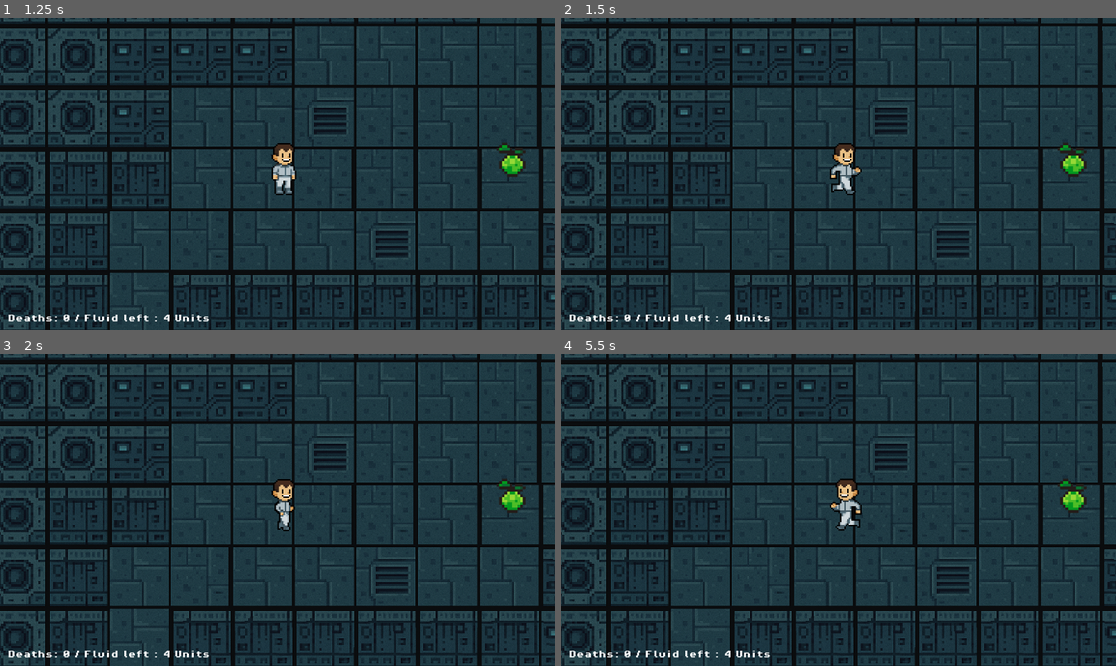
Above: before the commit, frames 1-4 (two rows, left to right).
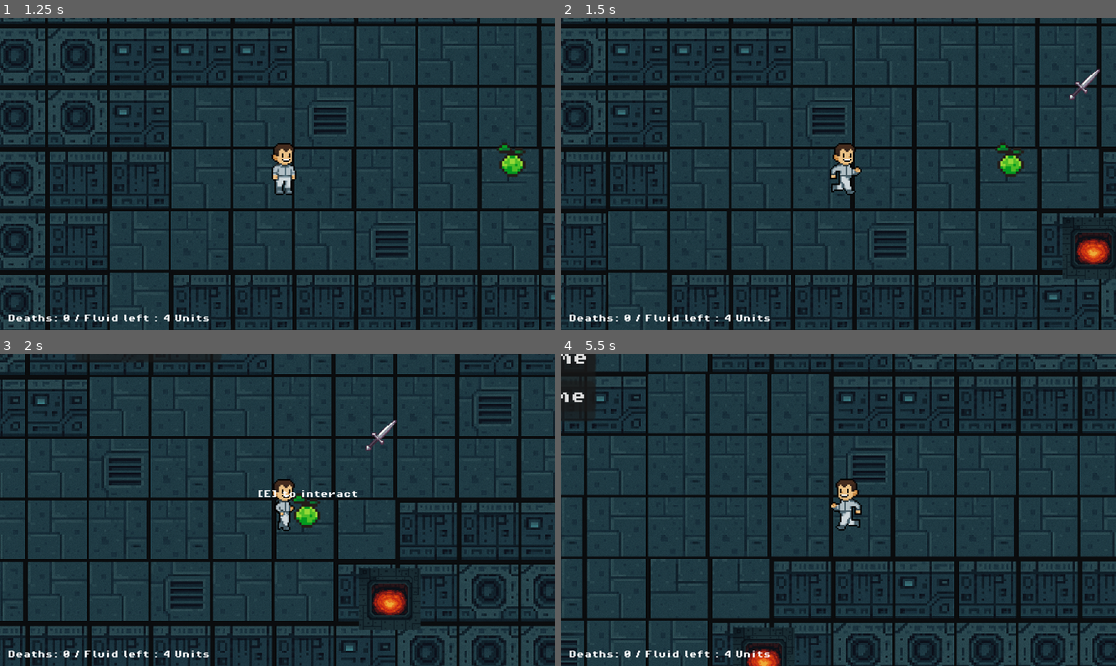
Above: after the commit, the same moments.

Repository: FlavienVa/Kill_The_Mickey
Game: Godot game, scene res://scenes/main_menu.tscn
The game is run twice, just before and just after one commit, with the same random seed, the same clock (stepped at 60 frames per second) and the same inputs.
Inputs (mouse positions are in pixels of both pictures, inside the frame that each line leads up to):
- Up to frame 1 (1.25 s): click "Host Game" at 0.5 s
- Up to frame 2 (1.5 s): move the mouse to (960, 158) at 1.27 s; hold D (move_right) from 1.28 s (still down); hold E (interact) from 1.28 s (still down); click (960, 158) at 1.35 s
- Up to frame 3 (2 s): keep holding D (move_right); keep holding E (interact); tap W (move_up) at 1.52 s
- Up to frame 4 (5.5 s): move the mouse to (727, 525) at 2.02 s; release E (interact) at 2.03 s; tap E (interact) at 2.1, 3.6, 5.1 s; tap W (move_up) at 2.27, 3.77, 4.52, 5.27 s; click (727, 525) at 2.3 s; tap Enter at 2.75 s; move the mouse to (894, 441) at 2.77 s; release D (move_right) at 2.78 s; hold A (move_left) 2.78-3.53 s; hold E (interact) 2.78-3.53 s; click (894, 441) at 2.85 s; move the mouse to (810, 572) at 3.52 s; hold D (move_right) 3.53-5.03 s; click (810, 572) at 3.8 s; move the mouse to (1005, 556) at 4.27 s; hold E (interact) 4.28-5.03 s; click (1005, 556) at 4.35 s; move the mouse to (672, 463) at 5.02 s; hold A (move_left) from 5.03 s (still down); click (672, 463) at 5.3 s

Frame 1 is identical in both runs. In frame 2, 16% of the frame differs, in the area x 0-100%, y 0-100%; in frame 3, 36%; in frame 4, 38%.
Error before the commit: Attempt to call function 'stop' in base 'null instance' on a null instance. (res://scripts/player.gd:89)

Commit message:
Doors, weapons, character abilities

Diff:
--- /dev/null
+++ b/scenes/axe.tscn
@@ -0,0 +1,46 @@
+[gd_scene load_steps=7 format=3 uid="uid://brfu4jmxlth7m"]
+
+[ext_resource type="Script" uid="uid://chouhdbjhhty6" path="res://scripts/knife.gd" id="1_8s0ly"]
+[ext_resource type="Texture2D" uid="uid://dfrg4f1w3km16" path="res://assets/sprites/axe.png" id="2_8s0ly"]
+[ext_resource type="PackedScene" uid="uid://r6d6fjkoicai" path="res://scenes/interaction_area.tscn" id="3_uel4w"]
+
+[sub_resource type="SpriteFrames" id="SpriteFrames_rhlpq"]
+animations = [{
+"frames": [{
+"duration": 1.0,
+"texture": ExtResource("2_8s0ly")
+}],
+"loop": true,
+"name": &"default",
+"speed": 5.0
+}]
+
+[sub_resource type="RectangleShape2D" id="RectangleShape2D_syuqf"]
+size = Vector2(9.8995, 41.0122)
+
+[sub_resource type="RectangleShape2D" id="RectangleShape2D_amocf"]
+size = Vector2(370.375, 345.563)
+
+[node name="axe" type="StaticBody2D"]
+collision_mask = 2
+script = ExtResource("1_8s0ly")
+
+[node name="AnimatedSprite2D" type="AnimatedSprite2D" parent="."]
+position = Vector2(-6.99999, 9.99998)
+scale = Vector2(7.6875, 7.6875)
+sprite_frames = SubResource("SpriteFrames_rhlpq")
+
+[node name="CollisionShape2D" type="CollisionShape2D" parent="."]
+position = Vector2(2, -3)
+rotation = 0.785398
+scale = Vector2(4, 4)
+shape = SubResource("RectangleShape2D_syuqf")
+one_way_collision_margin = 0.0
+
+[node name="Interaction Area" parent="." instance=ExtResource("3_uel4w")]
+position = Vector2(-5, -2)
+action_name = "pick up"
+
+[node name="CollisionShape2D" type="CollisionShape2D" parent="Interaction Area"]
+position = Vector2(6, 0)
+shape = SubResource("RectangleShape2D_amocf")
--- /dev/null
+++ b/scenes/baton.tscn
@@ -0,0 +1,46 @@
+[gd_scene load_steps=7 format=3 uid="uid://cumm6dxprl30w"]
+
+[ext_resource type="Script" uid="uid://chouhdbjhhty6" path="res://scripts/knife.gd" id="1_ut6f5"]
+[ext_resource type="Texture2D" uid="uid://dk10qrpt5is6" path="res://assets/sprites/baton.png" id="2_ut6f5"]
+[ext_resource type="PackedScene" uid="uid://r6d6fjkoicai" path="res://scenes/interaction_area.tscn" id="3_w4bch"]
+
+[sub_resource type="SpriteFrames" id="SpriteFrames_rhlpq"]
+animations = [{
+"frames": [{
+"duration": 1.0,
+"texture": ExtResource("2_ut6f5")
+}],
+"loop": true,
+"name": &"default",
+"speed": 5.0
+}]
+
+[sub_resource type="RectangleShape2D" id="RectangleShape2D_syuqf"]
+size = Vector2(9.8995, 41.0122)
+
+[sub_resource type="RectangleShape2D" id="RectangleShape2D_amocf"]
+size = Vector2(370.375, 345.563)
+
+[node name="baton" type="StaticBody2D"]
+collision_mask = 2
+script = ExtResource("1_ut6f5")
+
+[node name="AnimatedSprite2D" type="AnimatedSprite2D" parent="."]
+position = Vector2(-6.99999, 9.99998)
+scale = Vector2(7.6875, 7.6875)
+sprite_frames = SubResource("SpriteFrames_rhlpq")
+
+[node name="CollisionShape2D" type="CollisionShape2D" parent="."]
+position = Vector2(2, -3)
+rotation = 0.785398
+scale = Vector2(4, 4)
+shape = SubResource("RectangleShape2D_syuqf")
+one_way_collision_margin = 0.0
+
+[node name="Interaction Area" parent="." instance=ExtResource("3_w4bch")]
+position = Vector2(-5, -2)
+action_name = "pick up"
+
+[node name="CollisionShape2D" type="CollisionShape2D" parent="Interaction Area"]
+position = Vector2(6, 0)
+shape = SubResource("RectangleShape2D_amocf")
--- /dev/null
+++ b/scenes/crowbar.tscn
@@ -0,0 +1,46 @@
+[gd_scene load_steps=7 format=3 uid="uid://cfm5nyb3t8ahb"]
+
+[ext_resource type="Script" uid="uid://chouhdbjhhty6" path="res://scripts/knife.gd" id="1_su2by"]
+[ext_resource type="Texture2D" uid="uid://db4fypctoaal3" path="res://assets/sprites/crowbar.png" id="2_su2by"]
+[ext_resource type="PackedScene" uid="uid://r6d6fjkoicai" path="res://scenes/interaction_area.tscn" id="3_ucfpp"]
+
+[sub_resource type="SpriteFrames" id="SpriteFrames_rhlpq"]
+animations = [{
+"frames": [{
+"duration": 1.0,
+"texture": ExtResource("2_su2by")
+}],
+"loop": true,
+"name": &"default",
+"speed": 5.0
+}]
+
+[sub_resource type="RectangleShape2D" id="RectangleShape2D_syuqf"]
+size = Vector2(9.8995, 41.0122)
+
+[sub_resource type="RectangleShape2D" id="RectangleShape2D_amocf"]
+size = Vector2(370.375, 345.563)
+
+[node name="crowbar" type="StaticBody2D"]
+collision_mask = 2
+script = ExtResource("1_su2by")
+
+[node name="AnimatedSprite2D" type="AnimatedSprite2D" parent="."]
+position = Vector2(-6.99999, 9.99998)
+scale = Vector2(7.6875, 7.6875)
+sprite_frames = SubResource("SpriteFrames_rhlpq")
+
+[node name="CollisionShape2D" type="CollisionShape2D" parent="."]
+position = Vector2(2, -3)
+rotation = 0.785398
+scale = Vector2(4, 4)
+shape = SubResource("RectangleShape2D_syuqf")
+one_way_collision_margin = 0.0
+
+[node name="Interaction Area" parent="." instance=ExtResource("3_ucfpp")]
+position = Vector2(-5, -2)
+action_name = "pick up"
+
+[node name="CollisionShape2D" type="CollisionShape2D" parent="Interaction Area"]
+position = Vector2(6, 0)
+shape = SubResource("RectangleShape2D_amocf")
--- /dev/null
+++ b/scenes/doors.tscn
@@ -0,0 +1,48 @@
+[gd_scene load_steps=8 format=3 uid="uid://bk5iakrpnrpyt"]
+
+[ext_resource type="Script" uid="uid://cyh20ra14sp4n" path="res://scripts/door.gd" id="1_26m4p"]
+[ext_resource type="Texture2D" uid="uid://0yfl8nphg1fk" path="res://assets/sprites/Door_spritesheet.png" id="2_af2mo"]
+[ext_resource type="PackedScene" uid="uid://r6d6fjkoicai" path="res://scenes/interaction_area.tscn" id="3_af2mo"]
+[ext_resource type="AudioStream" uid="uid://dtxmcvxl6ypnu" path="res://assets/sounds/door.wav" id="3_ctrmn"]
+
+[sub_resource type="RectangleShape2D" id="RectangleShape2D_ctrmn"]
+size = Vector2(247, 615)
+
+[sub_resource type="RectangleShape2D" id="RectangleShape2D_6xqom"]
+size = Vector2(664, 252)
+
+[sub_resource type="RectangleShape2D" id="RectangleShape2D_af2mo"]
+size = Vector2(25, 258)
+
+[node name="Door1" type="StaticBody2D"]
+position = Vector2(140, 3078)
+script = ExtResource("1_26m4p")
+
+[node name="Sprite2D" type="Sprite2D" parent="."]
+position = Vector2(42.5, 12.5)
+rotation = 1.5708
+scale = Vector2(4.17188, 3.98437)
+texture = ExtResource("2_af2mo")
+hframes = 3
+region_rect = Rect2(0, 0, 64, 64)
+
+[node name="AudioStreamPlayer2D" type="AudioStreamPlayer2D" parent="."]
+position = Vector2(32, 58)
+stream = ExtResource("3_ctrmn")
+volume_db = -0.205
+pitch_scale = 0.79
+
+[node name="Interaction Area" parent="." instance=ExtResource("3_af2mo")]
+action_name = "operate"
+
+[node name="CollisionShape2D" type="CollisionShape2D" parent="Interaction Area"]
+position = Vector2(45, 10)
+shape = SubResource("RectangleShape2D_ctrmn")
+
+[node name="CollisionShape2D2" type="CollisionShape2D" parent="Interaction Area"]
+position = Vector2(46, 10)
+shape = SubResource("RectangleShape2D_6xqom")
+
+[node name="CollisionShape2D" type="CollisionShape2D" parent="."]
+position = Vector2(45.5, 11)
+shape = SubResource("RectangleShape2D_af2mo")
--- a/scenes/game.tscn
+++ b/scenes/game.tscn
@@ -1,18 +1,23 @@
-[gd_scene load_steps=15 format=4 uid="uid://bkfgf4vgexmva"]
+[gd_scene load_steps=22 format=4 uid="uid://bkfgf4vgexmva"]
 
 [ext_resource type="Script" uid="uid://0h6uwl1ghtep" path="res://scripts/game_manager.gd" id="1_iywne"]
-[ext_resource type="PackedScene" uid="uid://bndpgu0c7tlr6" path="res://player.tscn" id="1_uwrxv"]
+[ext_resource type="PackedScene" uid="uid://bndpgu0c7tlr6" path="res://scenes/player.tscn" id="1_uwrxv"]
 [ext_resource type="Texture2D" uid="uid://bj1qh2bal1t32" path="res://assets/sprites/tilesetSpaceship.png" id="2_p57ef"]
 [ext_resource type="PackedScene" uid="uid://rv0632prr6s5" path="res://scenes/knife.tscn" id="3_lnu2h"]
 [ext_resource type="Texture2D" uid="uid://d0n1gp7rgtmll" path="res://assets/sprites/lavapit.png" id="4_p57ef"]
 [ext_resource type="FontFile" uid="uid://vgl0sm2xl6rm" path="res://assets/fonts/PixelOperator8-Bold.ttf" id="5_p57ef"]
 [ext_resource type="PackedScene" uid="uid://cwdqx0pmwic5u" path="res://scenes/lava_pit.tscn" id="5_u5sy4"]
-[ext_resource type="PackedScene" uid="uid://4cnt85smd4e4" path="res://scenes/ventilation.tscn" id="6_kvuet"]
 [ext_resource type="PackedScene" uid="uid://dyondbhyde86n" path="res://scenes/hidingSpot.tscn" id="8_dinhu"]
 [ext_resource type="PackedScene" uid="uid://bhvw5cvcxc3xb" path="res://scenes/enemy.tscn" id="8_gee14"]
 [ext_resource type="Texture2D" uid="uid://bpokv0lviygyq" path="res://assets/sprites/pixil-frame-0(1).png" id="9_0tnpc"]
 [ext_resource type="PackedScene" uid="uid://owidbxma4otx" path="res://scenes/apple.tscn" id="9_vtaks"]
-[ext_resource type="AudioStream" uid="uid://bd30ot28i3hwk" path="res://assets/music/Main.wav" id="11_kvpfn"]
+[ext_resource type="AudioStream" uid="uid://cthmgabicgty8" path="res://assets/music/Main.wav" id="11_kvpfn"]
+[ext_resource type="PackedScene" uid="uid://bk5iakrpnrpyt" path="res://scenes/doors.tscn" id="13_kvuet"]
+[ext_resource type="PackedScene" uid="uid://cfm5nyb3t8ahb" path="res://scenes/crowbar.tscn" id="14_trtic"]
+[ext_resource type="PackedScene" uid="uid://dls2xqjfcxx86" path="res://scenes/hammer.tscn" id="15_ssvqc"]
+[ext_resource type="PackedScene" uid="uid://cumm6dxprl30w" path="res://scenes/baton.tscn" id="16_264po"]
+[ext_resource type="PackedScene" uid="uid://brfu4jmxlth7m" path="res://scenes/axe.tscn" id="17_1kice"]
+[ext_resource type="PackedScene" uid="uid://coimyhssbkv7n" path="res://scenes/wrench.tscn" id="18_5newe"]
 
 [sub_resource type="TileSetAtlasSource" id="TileSetAtlasSource_u5sy4"]
 texture = ExtResource("2_p57ef")
@@ -214,5 +219,41 @@
 volume_db = -17.802
 autoplay = true
 
+[node name="Door2" parent="." instance=ExtResource("13_kvuet")]
+
+[node name="Door1" parent="." instance=ExtResource("13_kvuet")]
+position = Vector2(2703, 1806)
+
+[node name="Door3" parent="." instance=ExtResource("13_kvuet")]
+position = Vector2(8585, -4080)
+
+[node name="Door4" parent="." instance=ExtResource("13_kvuet")]
+position = Vector2(6336, -3092)
+rotation = 1.5708
+
+[node name="Door5" parent="." instance=ExtResource("13_kvuet")]
+position = Vector2(4752, 2312)
+
+[node name="Door6" parent="." instance=ExtResource("13_kvuet")]
+position = Vector2(9091, 14)
+
+[node name="Door7" parent="." instance=ExtResource("13_kvuet")]
+position = Vector2(8072, 2324)
+
+[node name="crowbar" parent="." instance=ExtResource("14_trtic")]
+position = Vector2(-853, -2280)
+
+[node name="hammer" parent="." instance=ExtResource("15_ssvqc")]
+position = Vector2(6090, 2300)
+
+[node name="baton" parent="." instance=ExtResource("16_264po")]
+position = Vector2(4005, 4374)
+
+[node name="axe" parent="." instance=ExtResource("17_1kice")]
+position = Vector2(1442, 3099)
+
+[node name="wrench" parent="." instance=ExtResource("18_5newe")]
+position = Vector2(7866, -2026)
+
 [connection signal="pressed" from="MultiplayerHUB/Panel/VBoxContainer/HostGame" to="GameManager" method="become_host"]
 [connection signal="pressed" from="MultiplayerHUB/Panel/VBoxContainer/JoinGame" to="GameManager" method="join_game"]
--- /dev/null
+++ b/scenes/hammer.tscn
@@ -0,0 +1,46 @@
+[gd_scene load_steps=7 format=3 uid="uid://dls2xqjfcxx86"]
+
+[ext_resource type="Script" uid="uid://chouhdbjhhty6" path="res://scripts/knife.gd" id="1_01xny"]
+[ext_resource type="Texture2D" uid="uid://dgbi3rgchavyt" path="res://assets/sprites/hammer.png" id="2_01xny"]
+[ext_resource type="PackedScene" uid="uid://r6d6fjkoicai" path="res://scenes/interaction_area.tscn" id="3_20s2t"]
+
+[sub_resource type="SpriteFrames" id="SpriteFrames_rhlpq"]
+animations = [{
+"frames": [{
+"duration": 1.0,
+"texture": ExtResource("2_01xny")
+}],
+"loop": true,
+"name": &"default",
+"speed": 5.0
+}]
+
+[sub_resource type="RectangleShape2D" id="RectangleShape2D_syuqf"]
+size = Vector2(9.8995, 41.0122)
+
+[sub_resource type="RectangleShape2D" id="RectangleShape2D_amocf"]
+size = Vector2(370.375, 345.563)
+
+[node name="hammer" type="StaticBody2D"]
+collision_mask = 2
+script = ExtResource("1_01xny")
+
+[node name="AnimatedSprite2D" type="AnimatedSprite2D" parent="."]
+position = Vector2(-6.99999, 9.99998)
+scale = Vector2(7.6875, 7.6875)
+sprite_frames = SubResource("SpriteFrames_rhlpq")
+
+[node name="CollisionShape2D" type="CollisionShape2D" parent="."]
+position = Vector2(2, -3)
+rotation = 0.785398
+scale = Vector2(4, 4)
+shape = SubResource("RectangleShape2D_syuqf")
+one_way_collision_margin = 0.0
+
+[node name="Interaction Area" parent="." instance=ExtResource("3_20s2t")]
+position = Vector2(-5, -2)
+action_name = "pick up"
+
+[node name="CollisionShape2D" type="CollisionShape2D" parent="Interaction Area"]
+position = Vector2(6, 0)
+shape = SubResource("RectangleShape2D_amocf")
--- a/scenes/player.tscn
+++ b/scenes/player.tscn
@@ -26,3 +26,13 @@
 one_shot = true
 
 [node name="RespawnTimer" type="Timer" parent="."]
+
+[node name="FootStepAudio" type="AudioStreamPlayer2D" parent="."]
+
+[node name="FootStepTimer" type="Timer" parent="."]
+wait_time = 0.325
+
+[node name="WeaponSocket" type="Node2D" parent="."]
+position = Vector2(61, -12)
+
+[connection signal="timeout" from="FootStepTimer" to="." method="_on_foot_step_timer_timeout"]
--- /dev/null
+++ b/scenes/trap.tscn
@@ -0,0 +1,21 @@
+[gd_scene load_steps=4 format=3 uid="uid://em7ef6rvoglw"]
+
+[ext_resource type="Script" uid="uid://dbry4c3juk5b2" path="res://scripts/trap.gd" id="1_npg1n"]
+[ext_resource type="Texture2D" uid="uid://brhpymfmcibsg" path="res://assets/sprites/fruit.png" id="2_62q8x"]
+
+[sub_resource type="CircleShape2D" id="CircleShape2D_aucmg"]
+
+[node name="Trap" type="Area2D"]
+script = ExtResource("1_npg1n")
+
+[node name="Sprite2D" type="Sprite2D" parent="."]
+visibility_layer = 3
+scale = Vector2(10, 10)
+texture = ExtResource("2_62q8x")
+region_enabled = true
+region_rect = Rect2(0, 49, 15, 15)
+
+[node name="CollisionShape2D" type="CollisionShape2D" parent="."]
+position = Vector2(1, 0)
+scale = Vector2(10, 10)
+shape = SubResource("CircleShape2D_aucmg")
--- /dev/null
+++ b/scenes/wrench.tscn
@@ -0,0 +1,46 @@
+[gd_scene load_steps=7 format=3 uid="uid://coimyhssbkv7n"]
+
+[ext_resource type="Script" uid="uid://chouhdbjhhty6" path="res://scripts/knife.gd" id="1_6dcrx"]
+[ext_resource type="Texture2D" uid="uid://c1qdhfte4ye0a" path="res://assets/sprites/wrench.png" id="2_6dcrx"]
+[ext_resource type="PackedScene" uid="uid://r6d6fjkoicai" path="res://scenes/interaction_area.tscn" id="3_jy0vm"]
+
+[sub_resource type="SpriteFrames" id="SpriteFrames_rhlpq"]
+animations = [{
+"frames": [{
+"duration": 1.0,
+"texture": ExtResource("2_6dcrx")
+}],
+"loop": true,
+"name": &"default",
+"speed": 5.0
+}]
+
+[sub_resource type="RectangleShape2D" id="RectangleShape2D_syuqf"]
+size = Vector2(9.8995, 41.0122)
+
+[sub_resource type="RectangleShape2D" id="RectangleShape2D_amocf"]
+size = Vector2(370.375, 345.563)
+
+[node name="wrench" type="StaticBody2D"]
+collision_mask = 2
+script = ExtResource("1_6dcrx")
+
+[node name="AnimatedSprite2D" type="AnimatedSprite2D" parent="."]
+position = Vector2(-6.99999, 9.99998)
+scale = Vector2(7.6875, 7.6875)
+sprite_frames = SubResource("SpriteFrames_rhlpq")
+
+[node name="CollisionShape2D" type="CollisionShape2D" parent="."]
+position = Vector2(2, -3)
+rotation = 0.785398
+scale = Vector2(4, 4)
+shape = SubResource("RectangleShape2D_syuqf")
+one_way_collision_margin = 0.0
+
+[node name="Interaction Area" parent="." instance=ExtResource("3_jy0vm")]
+position = Vector2(-5, -2)
+action_name = "pick up"
+
+[node name="CollisionShape2D" type="CollisionShape2D" parent="Interaction Area"]
+position = Vector2(6, 0)
+shape = SubResource("RectangleShape2D_amocf")
--- /dev/null
+++ b/scripts/door.gd
@@ -0,0 +1,54 @@
+extends StaticBody2D
+
+@onready var _collision = $CollisionShape2D
+@onready var interaction_area = $"Interaction Area"
+@onready var _audio = $AudioStreamPlayer2D
+@onready var _sprite = $Sprite2D
+@onready var area = $Area2D
+
+@onready var player = get_tree().get_first_node_in_group("player")
+
+
+
+var is_open = true
+var is_destroyed = false
+var health = 5
+
+
+func _ready():
+	add_to_group("doors")
+	_sprite.frame = 1
+	_collision.disabled = true
+	interaction_area.interact = Callable(self, "_open")
+
+func _open():
+	if InteractionManager.player and not is_destroyed:
+		if not is_open and player.has_method("is_smart") and player.is_smart():
+			# Open the door
+			is_open = true
+		elif player.has_method("is_smart") and player.is_smart():
+			#Close the door
+			is_open = false
+	if is_open:
+		_sprite.frame = 1
+		_collision.disabled = true  # disable collision when open
+	else:
+		_sprite.frame = 0
+		_collision.disabled = false
+	_audio.play()
+
+func take_damage() -> void:
+	if is_destroyed:
+		return
+	# Visual feedback
+	modulate = Color.RED
+	await get_tree().create_timer(0.1).timeout
+	modulate = Color.WHITE
+
+	health -= 1
+	print(health)
+	if health <= 0:
+		is_destroyed = true
+		_sprite.frame = 2
+		_collision.disabled = true
+		interaction_area.queue_free()
--- a/scripts/hiding_spot.gd
+++ b/scripts/hiding_spot.gd
@@ -3,6 +3,8 @@
 @onready var interaction_area = $"Interaction Area"
 @onready var sprite = $AnimatedSprite2D
 @onready var hide_timer = $HideTimer
+@onready var player = get_tree().get_first_node_in_group("player")
+
 
 var is_hiding := false
 const HIDE_DURATION := 5.0
@@ -14,7 +16,7 @@
 	hide_timer.timeout.connect(_on_hide_timer_timeout)
 
 func _hide():
-	if InteractionManager.player:
+	if InteractionManager.player and player.has_method("is_shy") and player.is_shy():
 		if not is_hiding:
 			# Start hiding
 			is_hiding = true
--- a/scripts/player.gd
+++ b/scripts/player.gd
@@ -17,6 +17,9 @@
 var weapon_original_position: Vector2 = Vector2.ZERO
 
 var facing_direction := Vector2.RIGHT
+var weapon_target_rotation: float = 0.0
+var weapon_rotation_speed: float = 20.0  # Increase for faster transition
+
 
 @onready var _animated_sprite := $AnimatedSprite2D
 
@@ -28,6 +31,7 @@
 	"shy": preload("res://player/variants/shy.tres")
 	}
 var variant_keys = sprite_variants.keys()
+var current_variant = ""
 
 @onready var _footstep_audio := $FootStepAudio
 @onready var _footstep_timer := $FootStepTimer
@@ -44,15 +48,40 @@
 	# Store the initial position for respawning
 	initial_position = position
 	# Add the player to the "player" group
+	add_to_group("player")
 	# Load a random variant at startup OVERRIDE WHEN CHARACTER CREATION IS IMPLEMENTED
 	randomize()
 	set_sprite_variant(variant_keys[randi() % variant_keys.size()])
 
+func _process(delta: float) -> void:
+	if current_weapon:
+		var diff = weapon_target_rotation - current_weapon.rotation_degrees
+		current_weapon.rotation_degrees += diff * delta * weapon_rotation_speed
+	# Placing traps
+	if Input.is_action_just_pressed("place trap") and can_place_trap and current_variant == "happy" and traps_remaining > 0:
+		place_trap()
+
+
+
 func set_sprite_variant(variant_name: String) -> void:
 	if sprite_variants.has(variant_name):
 		_animated_sprite.sprite_frames = sprite_variants[variant_name]
+		current_variant = variant_name
 	else:
 		push_error("Variant '%s' not found!" % variant_name)
+
+# Method for doors
+func is_smart():
+	if current_variant == "smart":
+		return true
+	else:
+		return false
+# Method for hiding
+func is_shy():
+	if current_variant == "shy":
+		return true
+	else:
+		return false
 
 func _physics_process(delta: float) -> void:
 	# Movement
@@ -69,13 +98,20 @@
 		facing_direction = Vector2.RIGHT
 		if has_knife and current_weapon:
 			current_weapon.scale.x = abs(current_weapon.scale.x)
+			$WeaponSocket.position.x = abs($WeaponSocket.position.x)
+
+
+
 	elif input_vector.x < 0:
 		$AnimatedSprite2D.flip_h = true
 		facing_direction = Vector2.LEFT
 		if has_knife and current_weapon:
 			current_weapon.scale.x = -abs(current_weapon.scale.x)
+			$WeaponSocket.position.x = -abs($WeaponSocket.position.x)
+
 	elif input_vector.y != 0:
 		facing_direction = Vector2(0, input_vector.y)
+
 
 	# Play animation and footstep sound
 	if input_vector != Vector2.ZERO:
@@ -116,6 +152,17 @@
 
 	can_attack = false
 	is_attacking = true
+
+	# Animate weapon forward during attack
+	if current_weapon:
+		weapon_target_rotation = 90.0 if not $AnimatedSprite2D.flip_h else -90.0
+
+
+
+	# Animate weapon rotation (swinging down)
+	if current_weapon:
+		current_weapon.rotation_degrees = -45 if not $AnimatedSprite2D.flip_h else 45
+
 	print("ATTACK")
 
 	# Store current attack direction based on movement or last direction
@@ -142,11 +189,17 @@
 	$AttackCooldownTimer.start()
 	$AttackCooldownTimer.wait_time = attack_cooldown
 
+
 	# Optional: Add attack animation or effects here
-	# Example: $AnimatedSprite2D.play("attack")
+	#$AnimatedSprite2D.play("attack")
+
 
 	# Wait for attack duration
 	await get_tree().create_timer(0.2).timeout
+		# Reset weapon to original position
+	if current_weapon:
+		weapon_target_rotation = 0.0
+
 	is_attacking = false
 	attack_hitbox.queue_free()
 
@@ -161,13 +214,20 @@
 		if body.has_method("take_damage"):
 			body.take_damage(ATTACK_DAMAGE)
 		print("Hit enemy!")
+	if body.is_in_group("doors"):
+		if body.has_method("take_damage"):
+			body.take_damage()
+
 
 func mark_dead() -> void:
-	# Ta bort vapnet och lägg tillbaka det på kartan
+
 	if current_weapon and weapon_original_parent:
+
 		$WeaponSocket.remove_child(current_weapon)
 		weapon_original_parent.add_child(current_weapon)
+		current_weapon.to_original()
 		current_weapon.position = weapon_original_position
+
 		current_weapon = null
 		has_knife = false
 
@@ -175,6 +235,8 @@
 
 	# Hide the player
 	$AnimatedSprite2D.visible = false
+
+
 	# Wait a short moment before respawning
 	await get_tree().create_timer(1.0).timeout
 	MultiplayerManager.deaths +=1
@@ -192,8 +254,14 @@
 	set_physics_process(true)
 	# Change the variant
 	set_sprite_variant(variant_keys[randi() % variant_keys.size()])
+	# Restock the traps
+	traps_remaining = 5
 	# Make the player visible again
 	$AnimatedSprite2D.visible = true
+	if current_weapon:
+		current_weapon.visible = true
+
+
 
 func _game_over() -> void:
 	# Disable player movement and input
@@ -218,3 +286,18 @@
 		$FootStepAudio.stream = footstep_sounds[random_index]
 		$FootStepAudio.pitch_scale = randf_range(0.95, 1.05)
 		_footstep_audio.play()
+
+@export var trap_scene: PackedScene = preload("res://scenes/trap.tscn")
+var trap_cooldown := 4.0
+var can_place_trap := true
+var traps_remaining := 5
+
+func place_trap():
+	var trap = trap_scene.instantiate()
+	trap.global_position = global_position
+	trap.trap_owner = self
+	get_tree().current_scene.add_child(trap)
+	traps_remaining -= 1
+	can_place_trap = false
+	await get_tree().create_timer(trap_cooldown).timeout
+	can_place_trap = true
--- /dev/null
+++ b/scripts/trap.gd
@@ -0,0 +1,17 @@
+extends Area2D
+
+@export var trap_owner: Node = null  # The player who placed the trap
+@export var damage: int = 1
+
+func _ready():
+	connect("body_entered", Callable(self, "_on_body_entered"))
+
+func _on_body_entered(body):
+		# Don't trigger on the owner
+	if body == trap_owner:
+		return
+	if body.is_in_group("player"):
+		# Apply effect (e.g., damage)
+		if body.has_method("take_damage"):
+			body.take_damage(damage)
+		print("Trap triggered by:", body.name)
Not shown, added: scripts/door.gd.uid
Not shown, added: scripts/trap.gd.uid
